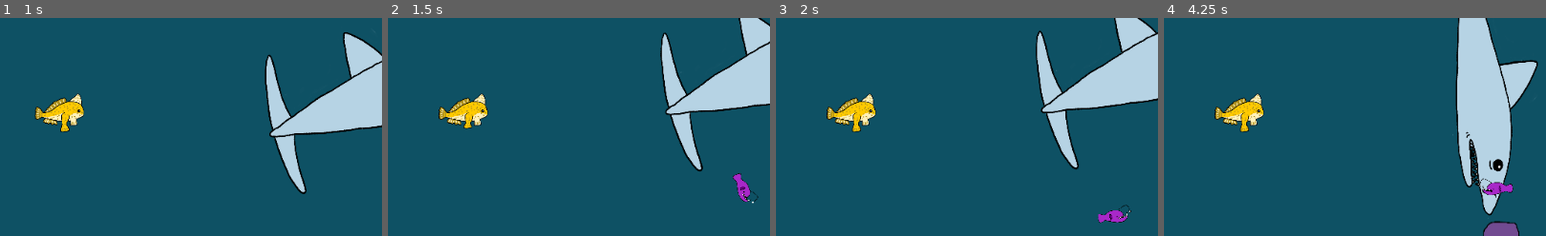
Above: before the commit, frames 1-4 (left to right).
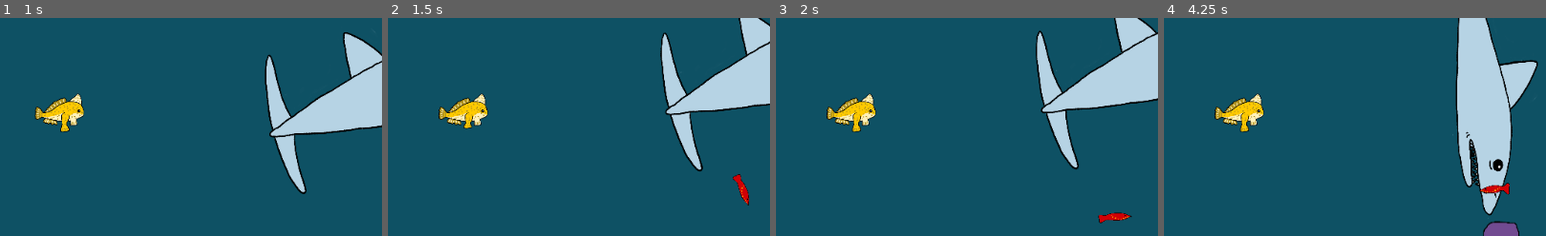
Above: after the commit, the same moments.

Repository: Silver-Ink/Abyzzes-Pixel-Jam
Game: Godot game, scene res://scenes/main.tscn
Same seed, same stepped clock (60 frames per second), same inputs: the game is played once before the commit and once after it.
Inputs (mouse positions are % of the whole screen's width and height, from its top left):
- Up to frame 1 (1 s): move the mouse to (72, 44) at 0.52 s; hold D (move-right) from 0.53 s (still down); click (72, 44) at 0.6 s; tap Space (jump) at 0.77 s
- Up to frame 2 (1.5 s): keep holding D (move-right); move the mouse to (30, 54) at 1.27 s; click (30, 54) at 1.35 s
- Up to frame 3 (2 s): keep holding D (move-right); tap Space (jump) at 1.52 s
- Up to frame 4 (4.25 s): move the mouse to (60, 26) at 2.02 s; release D (move-right) at 2.03 s; hold Q (move-left) 2.03-2.78 s; click (60, 26) at 2.1 s; move the mouse to (45, 69) at 2.77 s; hold D (move-right) from 2.78 s (still down); click (45, 69) at 2.85 s; tap Space (jump) at 3.02, 3.77 s; move the mouse to (80, 64) at 3.52 s; click (80, 64) at 3.6 s
The pictures show only the part of the screen within x 50-100%, y 27-77%; the shares and areas given below are measured in that part.

Frame 1 is identical in both runs. In frame 2, 0.4% of the frame differs, in the area x 90-97%, y 71-87%; in frame 3, 0.4%; in frame 4, 0.4%, in the area x 82-92%, y 73-82%.

Commit message:
poisson type

Diff:
--- /dev/null
+++ b/scenes/checkPoint.tscn
@@ -0,0 +1,15 @@
+[gd_scene load_steps=3 format=2]
+
+[ext_resource path="res://scripts/checkPoint.gd" type="Script" id=1]
+
+[sub_resource type="RectangleShape2D" id=1]
+extents = Vector2( 20, 20 )
+
+[node name="checkPoint" type="Area2D"]
+script = ExtResource( 1 )
+
+[node name="CollisionShape2D" type="CollisionShape2D" parent="."]
+shape = SubResource( 1 )
+
+[connection signal="body_entered" from="." to="." method="_on_checkPoint_body_entered"]
+[connection signal="body_exited" from="." to="." method="_on_checkPoint_body_exited"]
--- a/scenes/fish.tscn
+++ b/scenes/fish.tscn
@@ -77,5 +77,5 @@
 scale = Vector2( 0.1, 0.1 )
 frames = SubResource( 7 )
 animation = "lanterne"
-frame = 1
+frame = 2
 playing = true
--- a/scenes/main.tscn
+++ b/scenes/main.tscn
@@ -1,10 +1,11 @@
-[gd_scene load_steps=6 format=2]
+[gd_scene load_steps=7 format=2]
 
 [ext_resource path="res://scripts/main.gd" type="Script" id=1]
 [ext_resource path="res://scenes/path shark.tscn" type="PackedScene" id=2]
 [ext_resource path="res://scenes/algue.tscn" type="PackedScene" id=3]
 [ext_resource path="res://scenes/tilemap.tscn" type="PackedScene" id=4]
 [ext_resource path="res://scenes/path.tscn" type="PackedScene" id=5]
+[ext_resource path="res://scenes/checkPoint.tscn" type="PackedScene" id=6]
 
 [node name="main" type="Node2D"]
 script = ExtResource( 1 )
@@ -20,16 +21,19 @@
 
 [node name="algue" parent="TileMap/algues" instance=ExtResource( 3 )]
 position = Vector2( -175, 603 )
-frame = 1
 offset = Vector2( 102, -88 )
 
 [node name="algue2" parent="TileMap/algues" instance=ExtResource( 3 )]
 position = Vector2( -558, 508 )
-frame = 1
 
 [node name="path shark" parent="TileMap" instance=ExtResource( 2 )]
 position = Vector2( 45, -34 )
 scale = Vector2( 1, 1.22222 )
 
+[node name="checkPoint" parent="TileMap" instance=ExtResource( 6 )]
+position = Vector2( 1251, 216 )
+scale = Vector2( 4.53882, 3.5265 )
+
 [node name="path" parent="." instance=ExtResource( 5 )]
 position = Vector2( 371, 94 )
+poisson_type = 1
--- a/scenes/player.tscn
+++ b/scenes/player.tscn
@@ -58,7 +58,7 @@
 z_index = 2
 frames = SubResource( 1 )
 animation = "walk"
-frame = 3
+frame = 2
 playing = true
 
 [node name="CollisionShape2D" type="CollisionShape2D" parent="."]
--- /dev/null
+++ b/scripts/checkPoint.gd
@@ -0,0 +1,29 @@
+extends Area2D
+
+
+# Declare member variables here. Examples:
+# var a = 2
+# var b = "text"
+
+
+# Called when the node enters the scene tree for the first time.
+func _ready():
+	pass # Replace with function body.
+
+
+
+
+# Called every frame. 'delta' is the elapsed time since the previous frame.
+#func _process(delta):
+#	pass
+func set_checkpoint(body):
+	if body == Player:
+		Player.starting_point = Player.position
+		print("checkpoint")
+
+func _on_checkPoint_body_entered(body):
+	set_checkpoint(body)
+
+
+func _on_checkPoint_body_exited(body):
+	set_checkpoint(body)
--- a/scripts/fish.gd
+++ b/scripts/fish.gd
@@ -1,4 +1,11 @@
 extends Area2D
+enum poisson{
+	bleu,
+	rouge,
+	lanterne
+}
+
+export(poisson) var poisson_type
 
 # Called when the node enters the scene tree for the first time.
 func _ready():
@@ -13,3 +20,10 @@
 
 func _process(delta):
 	pass
+
+func set_type(type):
+	poisson_type = type
+	$AnimatedSprite.play(poisson.keys()[type])
+
+func get_eaten():
+	Player.eat(poisson_type)
--- a/scripts/path.gd
+++ b/scripts/path.gd
@@ -1,4 +1,21 @@
 extends Path2D
+
+enum itineraire{
+	a,
+	b,
+	c,
+	d,
+	e
+}
+
+enum poisson{
+	bleu,
+	rouge,
+	lanterne
+}
+
+export(itineraire) var forme
+export(poisson) var poisson_type
 
 
 onready var follow = get_node("follow")
@@ -6,7 +23,7 @@
 
 # Called when the node enters the scene tree for the first time.
 func _ready():
-	pass # Replace with function body.
+	$follow/fish.set_type(poisson_type)
 
 
 # Called every frame. 'delta' is the elapsed time since the previous frame.
--- a/scripts/player.gd
+++ b/scripts/player.gd
@@ -1,4 +1,10 @@
 extends KinematicBody2D
+
+enum poisson{
+	bleu,
+	rouge,
+	lanterne
+}
 
 var enduranceMAX = 200
 var endurance = enduranceMAX
@@ -107,5 +113,14 @@
 	position = starting_point
 	endurance = enduranceMAX
 
+func eat(poisson_type):
+	match (poisson_type):
+		poisson.bleu:
+			pass
+		poisson.rouge:
+			pass
+		poisson.lanterne:
+			pass
+
 func _ready():
 	starting_point = position
